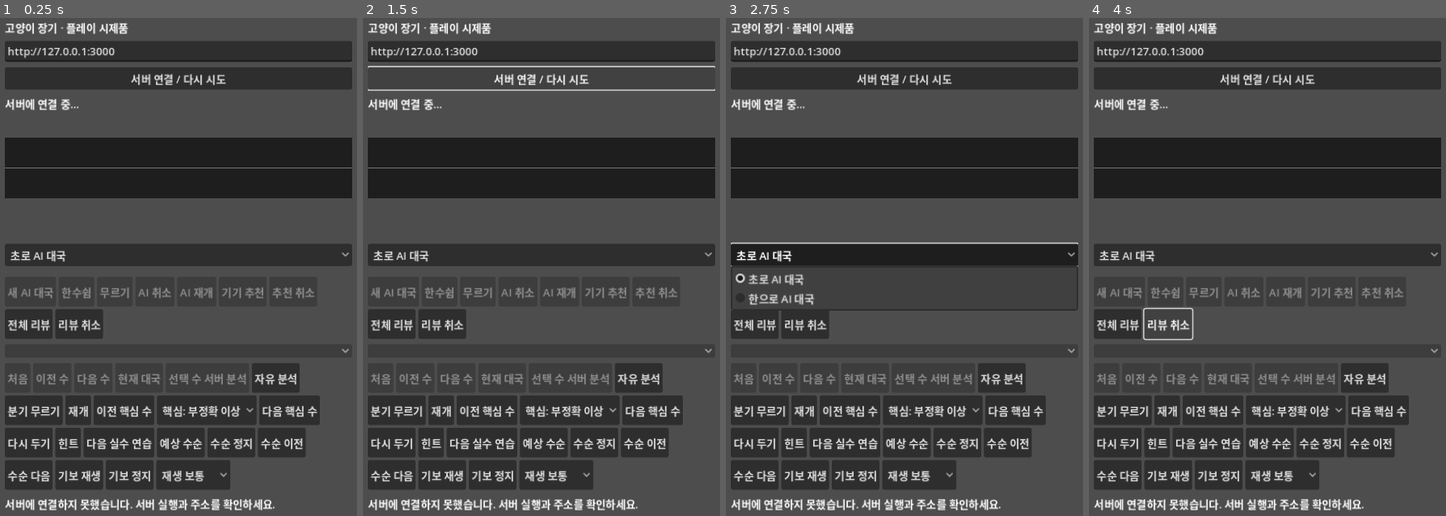
Above: before the commit, frames 1-4 (left to right).
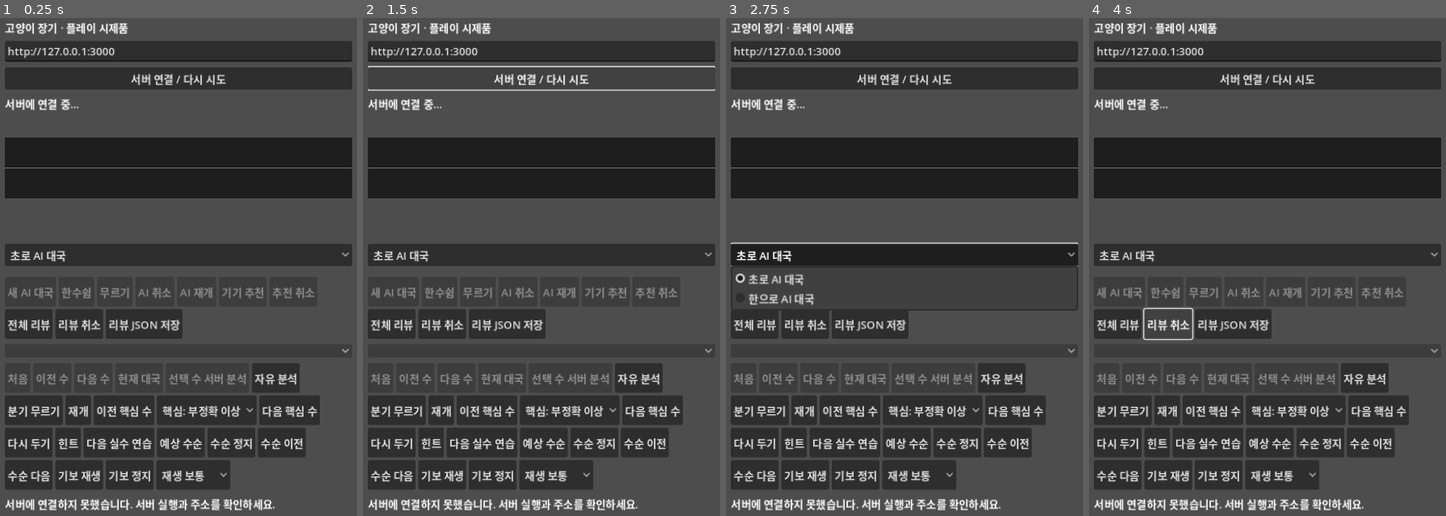
Above: after the commit, the same moments.

Repository: YU-Kangg/janggiAI
Game: Godot game, scene res://main.tscn
Two runs of this game, one before a commit and one after it. Both use one fixed random seed, a clock stepped at 60 frames per second and the inputs below.
Inputs (mouse positions are in pixels of both pictures, inside the frame that each line leads up to):
- Up to frame 1 (0.25 s): no input
- Up to frame 2 (1.5 s): click (505, 321) at 0.5 s, where only the run after the commit has a clickable "리뷰 JSON 저장"; click "서버 연결 / 다시 시도" at 1.25 s
- Up to frame 3 (2.75 s): click "초로 AI 대국" at 2 s
- Up to frame 4 (4 s): click "전체 리뷰" at 2.75 s; click "리뷰 취소" at 3.5 s

The runs differ from the first frame. In frame 1, 1.2% of the frame differs, in the area x 29-52%, y 58-65%; in frame 2, 1.2%; in frame 3, 1.1%; in frame 4, 1.2%.

Commit message:
feat(review): 전체 리뷰 JSON 저장 추가

Diff:
--- a/godot/main.gd
+++ b/godot/main.gd
@@ -41,6 +41,8 @@
 var review_restore_revision := -1
 var full_review_start := Button.new()
 var full_review_cancel := Button.new()
+var review_export_button := Button.new()
+var review_export_path := "user://janggi-review.json"
 var evaluation_graph = EvaluationGraph.new()
 var previous_key_move_button := Button.new()
 var next_key_move_button := Button.new()
@@ -137,6 +139,10 @@
 	full_review_cancel.custom_minimum_size.y = 44
 	full_review_cancel.pressed.connect(cancel_full_review)
 	actions.add_child(full_review_cancel)
+	review_export_button.text = "리뷰 JSON 저장"
+	review_export_button.custom_minimum_size.y = 44
+	review_export_button.pressed.connect(export_full_review)
+	actions.add_child(review_export_button)
 	device_engine.completed.connect(on_device_recommendation)
 	column.add_child(history)
 	history.item_selected.connect(func(index: int): show_review(index))
@@ -391,6 +397,29 @@
 		return
 	send("review-cancel", {"revision": state.revision, "jobId": full_review.jobId})
 
+func export_full_review() -> void:
+	if full_review.get("status", "") != "complete" or state.is_empty():
+		return
+	var payload := {
+		"schemaVersion": 1,
+		"variant": "janggi",
+		"game": {
+			"revision": state.revision,
+			"initialFen": state.initialFen,
+			"setup": state.setup,
+			"moves": state.moves,
+		},
+		"review": full_review,
+	}
+	var file := FileAccess.open(review_export_path, FileAccess.WRITE)
+	if file == null:
+		message.text = "리뷰 JSON 저장에 실패했습니다."
+		return
+	file.store_string(JSON.stringify(payload, "  "))
+	file.close()
+	message.text = "리뷰 JSON 저장 완료 · %s" % review_export_path
+	render_board()
+
 func view_ply() -> int:
 	return review.moves.size() if not review.is_empty() else state.get("moves", []).size()
 
@@ -948,6 +977,7 @@
 	device_cancel.disabled = not variation.is_empty() or not device_engine.busy()
 	full_review_start.disabled = pending or self.state.moves.is_empty() or full_review.get("status", "") == "running"
 	full_review_cancel.disabled = pending or full_review.get("status", "") != "running"
+	review_export_button.disabled = pending or full_review.get("status", "") != "complete"
 	if not review.is_empty():
 		status.text = "복기 %d/%d수 · %s" % [view_ply(), self.state.moves.size(), status.text]
 	if not analysis_preview.is_empty():
--- a/godot/smoke.gd
+++ b/godot/smoke.gd
@@ -49,6 +49,11 @@
 		app.request_state()
 		await wait_idle()
 	check(app.full_review.status == "complete" and app.full_review.results.size() == 2, "full review progress and completion")
+	app.review_export_path = "user://janggi-review-smoke.json"
+	app.export_full_review()
+	var exported_review = JSON.parse_string(FileAccess.get_file_as_string(app.review_export_path))
+	check(exported_review is Dictionary and exported_review.schemaVersion == 1 and exported_review.game.moves.size() == 2 and exported_review.review.results.size() == 2, "review JSON export")
+	DirAccess.remove_absolute(ProjectSettings.globalize_path(app.review_export_path))
 	check(app.review_summary.text.contains("리뷰 요약") and app.review_summary.text.contains("최선") and app.review_summary.text.contains("초 1수") and app.review_summary.text.contains("한 1수"), "classification and side summary display")
 	check(app.history.get_item_text(1).contains("[최선]"), "history move classification label")
 	var completed_review_job: int = app.full_review.jobId
Not shown, changed: PROGRESS.md
